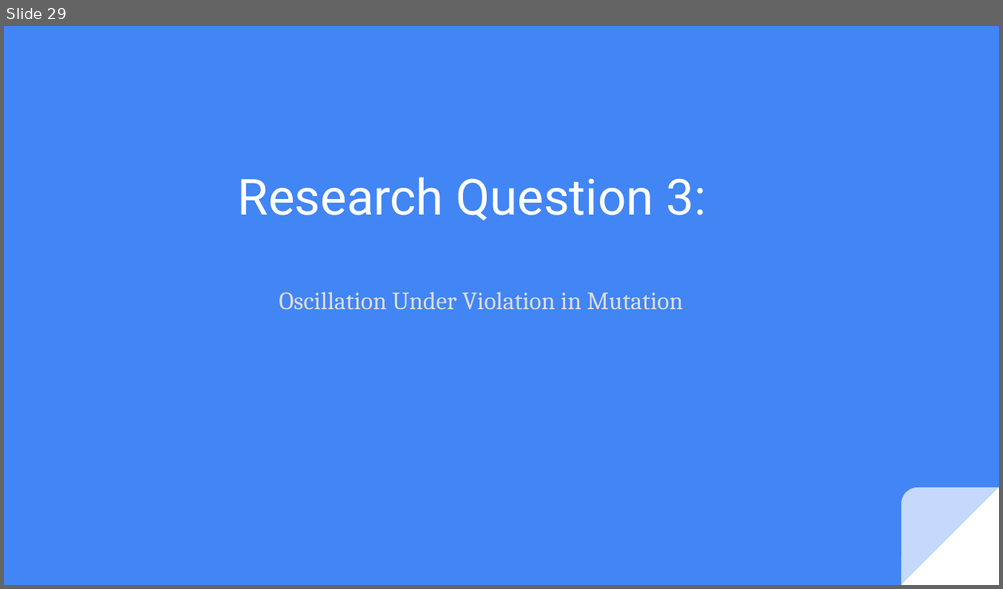
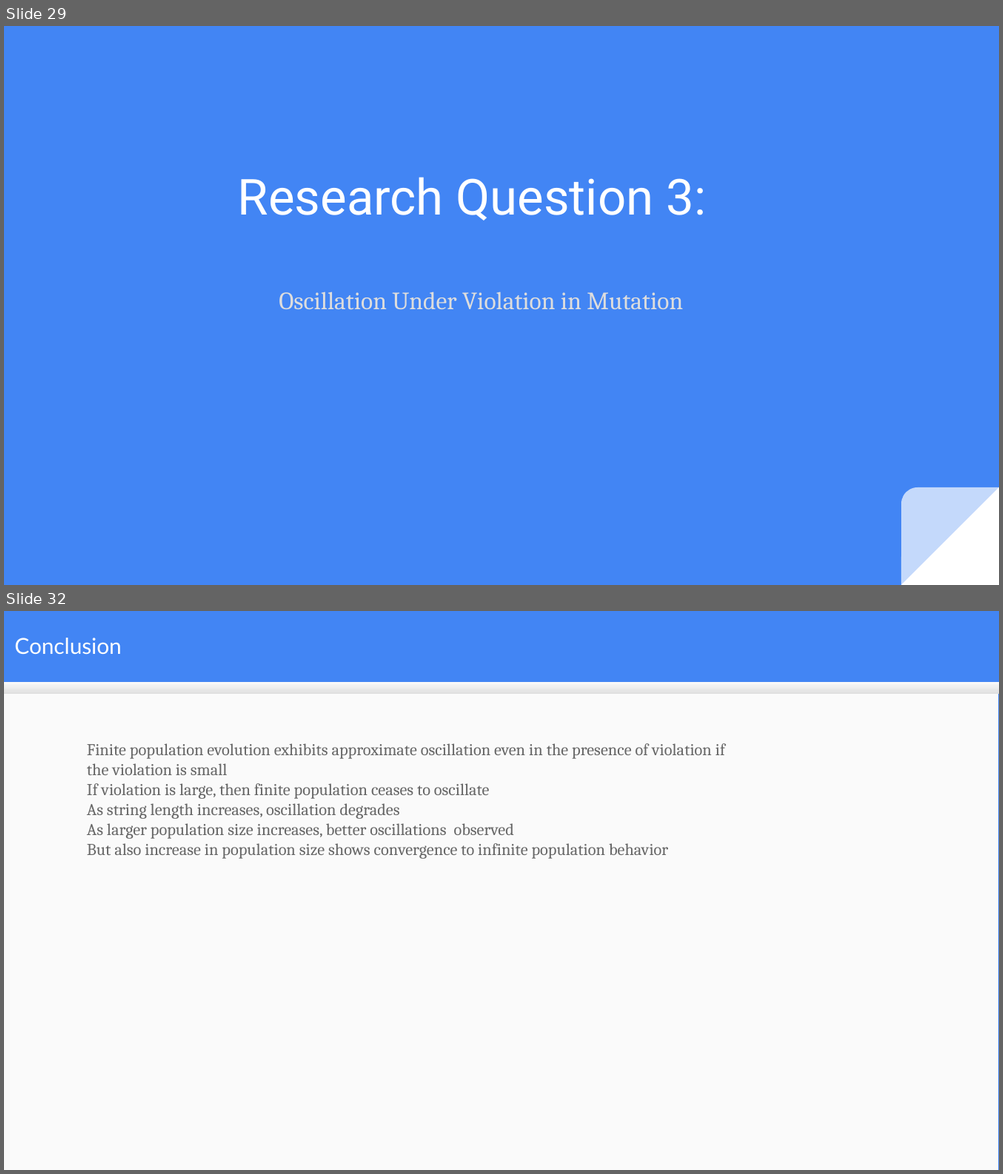
Before and after one commit to mduwalsh/project, a slide deck: thesis_slides_mahendra.odp. Shown one above the other, each under a label of ours: slide 29 before the commit, slides 29 and 32 after it; the slides between them are not shown. The pictures are 1003x589 and 1003x1174 pixels, drawn with LibreOffice and Linux fonts; fonts in the diff are those of the drawing. Boxes give left, top, right and bottom in pixels: in the first picture for what was removed or moved away, otherwise in the second. Text is boxed around its words. In the diff, an @@ line names an element or a change of style, - is before the commit and + after.

```diff
--- a/thesis_slides_mahendra.odp
+++ b/thesis_slides_mahendra.odp
@@ slide 32 added at box(4, 611, 999, 1170), background #4285F4 @@
@@ title added at box(14, 638, 121, 654), 16 pt, text #FFFFFF @@
+Conclusion
@@ rectangle added at box(4, 683, 998, 1170), fill #FAFAFA @@
@@ rectangle added at box(4, 683, 999, 695), fill gradient #F9F9F9 to #DEDEDE @@
@@ text added at box(87, 743, 725, 859), 12 pt, text #666666 @@
+Finite population evolution exhibits approximate oscillation even in the presence of violation if the violation is small
+If violation is large, then finite population ceases to oscillate
+As string length increases, oscillation degrades
+As larger population size increases, better oscillations observed
+But also increase in population size shows convergence to infinite population behavior
```
Also in this commit, not shown: 3 other slides added, 4 other files.
